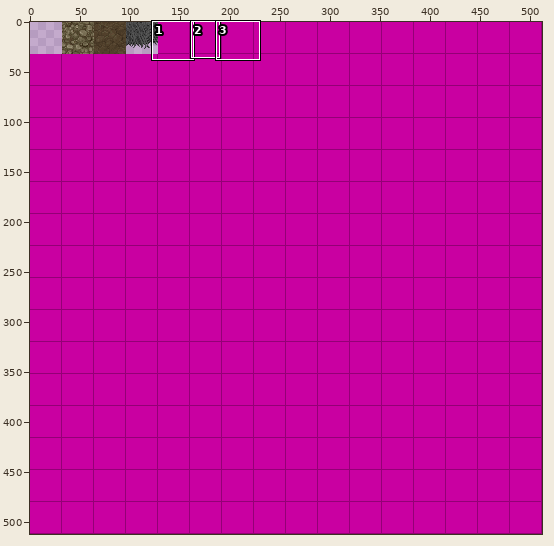
File history of a sprite sheet, Cubequest/assets/blocks.png. The first picture is a wide view before the edit; the outline marks the close-up.
Close-up. The starting point:
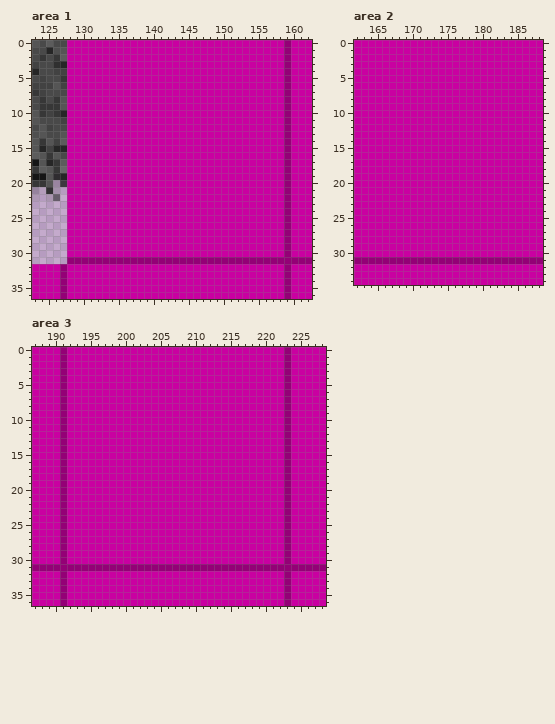
The file is 512x512 pixels. Pixels under 10% opacity are left out. Colours within 5 levels of each other are drawn and written as one. Shown: area 1: x 123..162, y 0..36; area 2: x 162..188, y 0..34; area 3: x 187..228, y 0..36. The commit also changed other parts of the picture, which this record leaves out.
The same view after the edit:
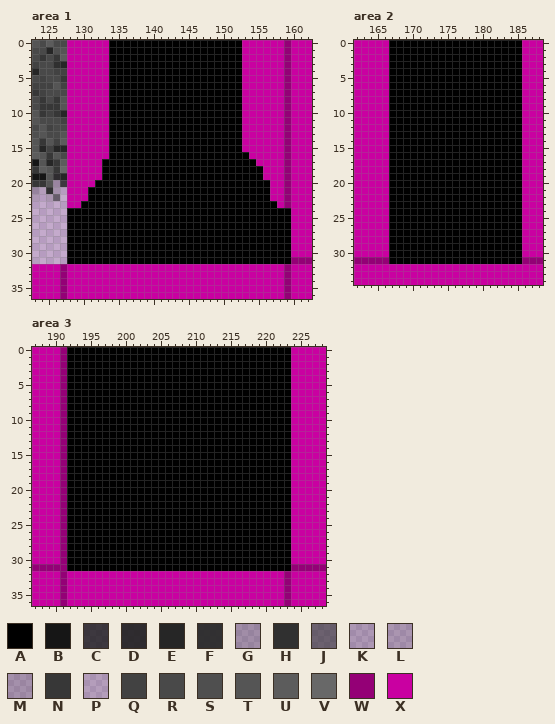
Palette (. is transparent): A #000000  B #161616  C #1d1d1dce  D #202020e8  E #262626  F #2c2c2cf5  G #3030303c  H #303030  J #31313199  K #35353529  L #3636362f  M #37373739  N #373737  P #3f3f3f1e  Q #424242  R #494949  S #4f4f4f  T #555555  U #5c5c5c  V #686868  W #940076  X #c900a1
The edit:
Changed rows in their new state; - is an unchanged pixel.
Area 1:
first column x 128:
 0 ------AAAAAAAAAAAAAAAAAAA-------
 1 ------AAAAAAAAAAAAAAAAAAA-------
 2 ------AAAAAAAAAAAAAAAAAAA-------
 3 ------AAAAAAAAAAAAAAAAAAA-------
 4 ------AAAAAAAAAAAAAAAAAAA-------
 5 ------AAAAAAAAAAAAAAAAAAA-------
 6 ------AAAAAAAAAAAAAAAAAAA-------
 7 ------AAAAAAAAAAAAAAAAAAA-------
 8 ------AAAAAAAAAAAAAAAAAAA-------
 9 ------AAAAAAAAAAAAAAAAAAA-------
10 ------AAAAAAAAAAAAAAAAAAA-------
11 ------AAAAAAAAAAAAAAAAAAA-------
12 ------AAAAAAAAAAAAAAAAAAA-------
13 ------AAAAAAAAAAAAAAAAAAA-------
14 ------AAAAAAAAAAAAAAAAAAA-------
15 ------AAAAAAAAAAAAAAAAAAA-------
16 ------AAAAAAAAAAAAAAAAAAAA------
17 -----AAAAAAAAAAAAAAAAAAAAAA-----
18 -----AAAAAAAAAAAAAAAAAAAAAAA----
19 -----AAAAAAAAAAAAAAAAAAAAAAA----
20 ----AAAAAAAAAAAAAAAAAAAAAAAAA---
21 ---AAAAAAAAAAAAAAAAAAAAAAAAAA---
22 ---AAAAAAAAAAAAAAAAAAAAAAAAAA---
23 --AAAAAAAAAAAAAAAAAAAAAAAAAAAA--
24 AAAAAAAAAAAAAAAAAAAAAAAAAAAAAAAA
25 AAAAAAAAAAAAAAAAAAAAAAAAAAAAAAAA
26 AAAAAAAAAAAAAAAAAAAAAAAAAAAAAAAA
27 AAAAAAAAAAAAAAAAAAAAAAAAAAAAAAAA
28 AAAAAAAAAAAAAAAAAAAAAAAAAAAAAAAA
29 AAAAAAAAAAAAAAAAAAAAAAAAAAAAAAAA
30 AAAAAAAAAAAAAAAAAAAAAAAAAAAAAAAA
31 AAAAAAAAAAAAAAAAAAAAAAAAAAAAAAAA
Area 2:
first column x 167:
 0 AAAAAAAAAAAAAAAAAAA
 1 AAAAAAAAAAAAAAAAAAA
 2 AAAAAAAAAAAAAAAAAAA
 3 AAAAAAAAAAAAAAAAAAA
 4 AAAAAAAAAAAAAAAAAAA
 5 AAAAAAAAAAAAAAAAAAA
 6 AAAAAAAAAAAAAAAAAAA
 7 AAAAAAAAAAAAAAAAAAA
 8 AAAAAAAAAAAAAAAAAAA
 9 AAAAAAAAAAAAAAAAAAA
10 AAAAAAAAAAAAAAAAAAA
11 AAAAAAAAAAAAAAAAAAA
12 AAAAAAAAAAAAAAAAAAA
13 AAAAAAAAAAAAAAAAAAA
14 AAAAAAAAAAAAAAAAAAA
15 AAAAAAAAAAAAAAAAAAA
16 AAAAAAAAAAAAAAAAAAA
17 AAAAAAAAAAAAAAAAAAA
18 AAAAAAAAAAAAAAAAAAA
19 AAAAAAAAAAAAAAAAAAA
20 AAAAAAAAAAAAAAAAAAA
21 AAAAAAAAAAAAAAAAAAA
22 AAAAAAAAAAAAAAAAAAA
23 AAAAAAAAAAAAAAAAAAA
24 AAAAAAAAAAAAAAAAAAA
25 AAAAAAAAAAAAAAAAAAA
26 AAAAAAAAAAAAAAAAAAA
27 AAAAAAAAAAAAAAAAAAA
28 AAAAAAAAAAAAAAAAAAA
29 AAAAAAAAAAAAAAAAAAA
30 AAAAAAAAAAAAAAAAAAA
31 AAAAAAAAAAAAAAAAAAA
Area 3:
first column x 192:
 0 AAAAAAAAAAAAAAAAAAAAAAAAAAAAAAAA
 1 AAAAAAAAAAAAAAAAAAAAAAAAAAAAAAAA
 2 AAAAAAAAAAAAAAAAAAAAAAAAAAAAAAAA
 3 AAAAAAAAAAAAAAAAAAAAAAAAAAAAAAAA
 4 AAAAAAAAAAAAAAAAAAAAAAAAAAAAAAAA
 5 AAAAAAAAAAAAAAAAAAAAAAAAAAAAAAAA
 6 AAAAAAAAAAAAAAAAAAAAAAAAAAAAAAAA
 7 AAAAAAAAAAAAAAAAAAAAAAAAAAAAAAAA
 8 AAAAAAAAAAAAAAAAAAAAAAAAAAAAAAAA
 9 AAAAAAAAAAAAAAAAAAAAAAAAAAAAAAAA
10 AAAAAAAAAAAAAAAAAAAAAAAAAAAAAAAA
11 AAAAAAAAAAAAAAAAAAAAAAAAAAAAAAAA
12 AAAAAAAAAAAAAAAAAAAAAAAAAAAAAAAA
13 AAAAAAAAAAAAAAAAAAAAAAAAAAAAAAAA
14 AAAAAAAAAAAAAAAAAAAAAAAAAAAAAAAA
15 AAAAAAAAAAAAAAAAAAAAAAAAAAAAAAAA
16 AAAAAAAAAAAAAAAAAAAAAAAAAAAAAAAA
17 AAAAAAAAAAAAAAAAAAAAAAAAAAAAAAAA
18 AAAAAAAAAAAAAAAAAAAAAAAAAAAAAAAA
19 AAAAAAAAAAAAAAAAAAAAAAAAAAAAAAAA
20 AAAAAAAAAAAAAAAAAAAAAAAAAAAAAAAA
21 AAAAAAAAAAAAAAAAAAAAAAAAAAAAAAAA
22 AAAAAAAAAAAAAAAAAAAAAAAAAAAAAAAA
23 AAAAAAAAAAAAAAAAAAAAAAAAAAAAAAAA
24 AAAAAAAAAAAAAAAAAAAAAAAAAAAAAAAA
25 AAAAAAAAAAAAAAAAAAAAAAAAAAAAAAAA
26 AAAAAAAAAAAAAAAAAAAAAAAAAAAAAAAA
27 AAAAAAAAAAAAAAAAAAAAAAAAAAAAAAAA
28 AAAAAAAAAAAAAAAAAAAAAAAAAAAAAAAA
29 AAAAAAAAAAAAAAAAAAAAAAAAAAAAAAAA
30 AAAAAAAAAAAAAAAAAAAAAAAAAAAAAAAA
31 AAAAAAAAAAAAAAAAAAAAAAAAAAAAAAAA
Pixel boxes of the changes (left, top, right, bottom) in both close-ups:
changed: (67, 40, 291, 264)
changed: (389, 40, 522, 264)
changed: (67, 347, 291, 571)
